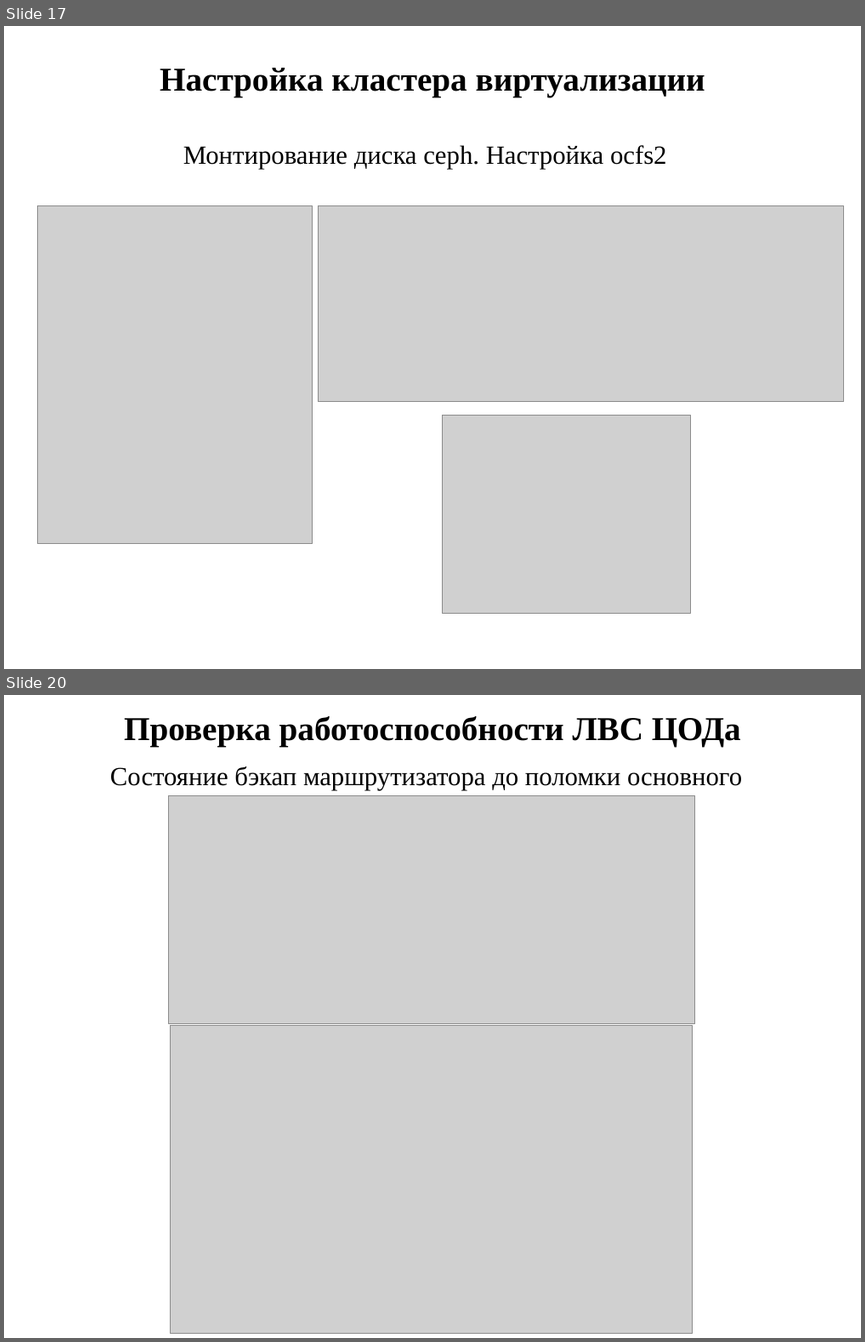
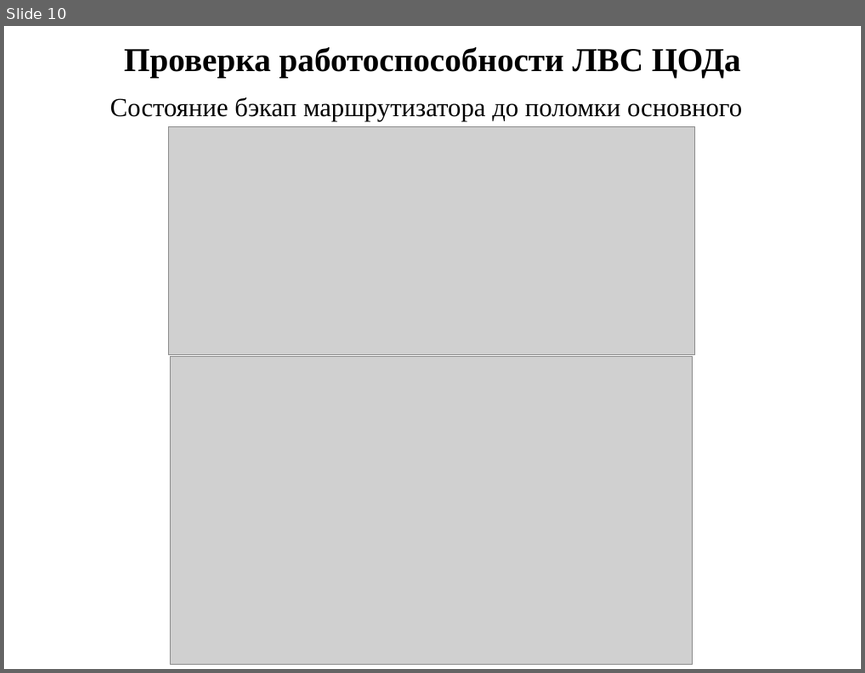
Before and after one commit to Ivashkka/diplom, a slide deck: Diplom_Rakov.pptx. Shown one above the other, each under a label of ours: slides 17 and 20 before the commit, slide 10 after it; the slides between them are not shown. The pictures are 865x1342 and 865x673 pixels, drawn with LibreOffice and Linux fonts; fonts in the diff are those of the drawing; grey boxes stand for pictures. Boxes give left, top, right and bottom in pixels: in the first picture for what was removed or moved away, otherwise in the second. Text is boxed around its words. In the diff, an @@ line names an element or a change of style, - is before the commit and + after.

```diff
--- a/Diplom_Rakov.pptx
+++ b/Diplom_Rakov.pptx
@@ slide 17 removed at box(4, 26, 861, 669), background #FFFFFF @@
@@ text removed at box(160, 68, 705, 97) @@
-Настройка кластера виртуализации
@@ text removed at box(183, 145, 667, 169) @@
-Монтирование диска ceph. Настройка ocfs2
@@ picture removed at box(37, 206, 313, 544) @@
@@ picture removed at box(318, 206, 844, 402) @@
@@ picture removed at box(443, 415, 691, 612) @@
@@ what was slide 20 is now slide 10 @@
```
Also in this commit, not shown: 7 slides changed, 9 other slides removed, 1 other file.
